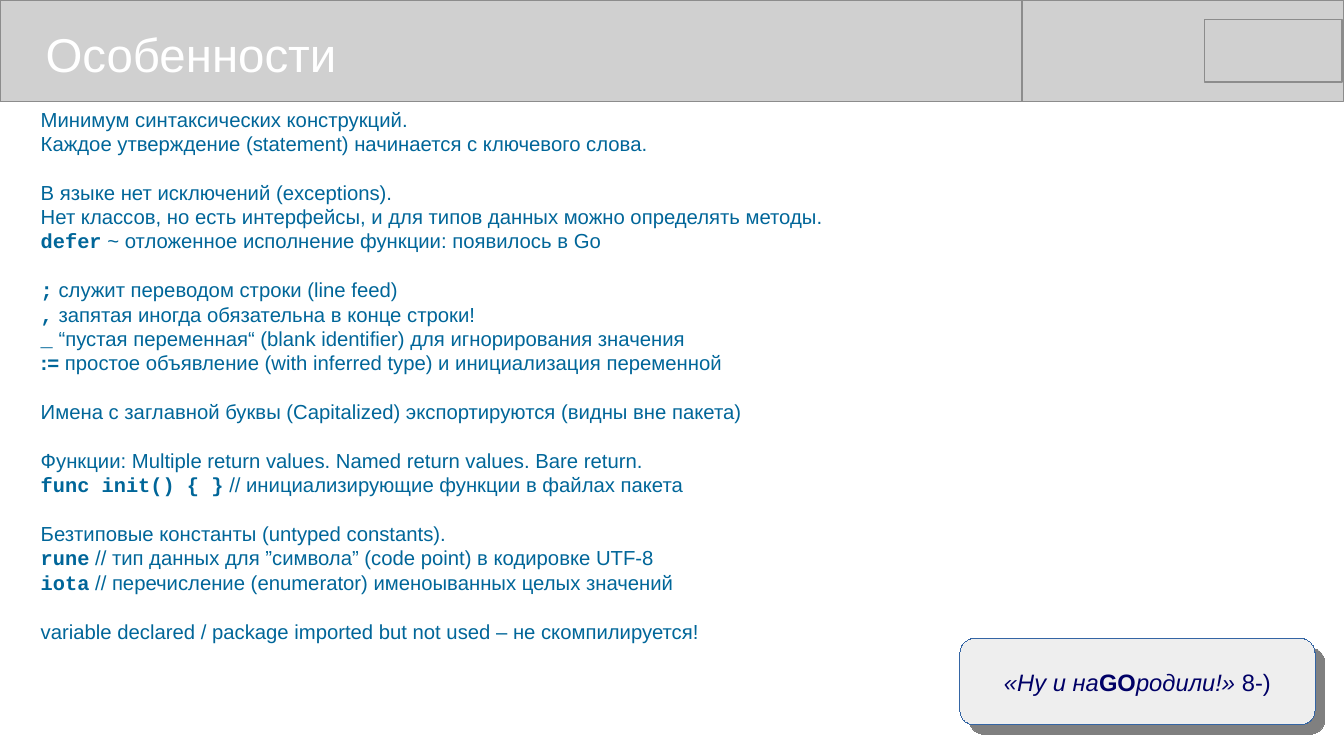
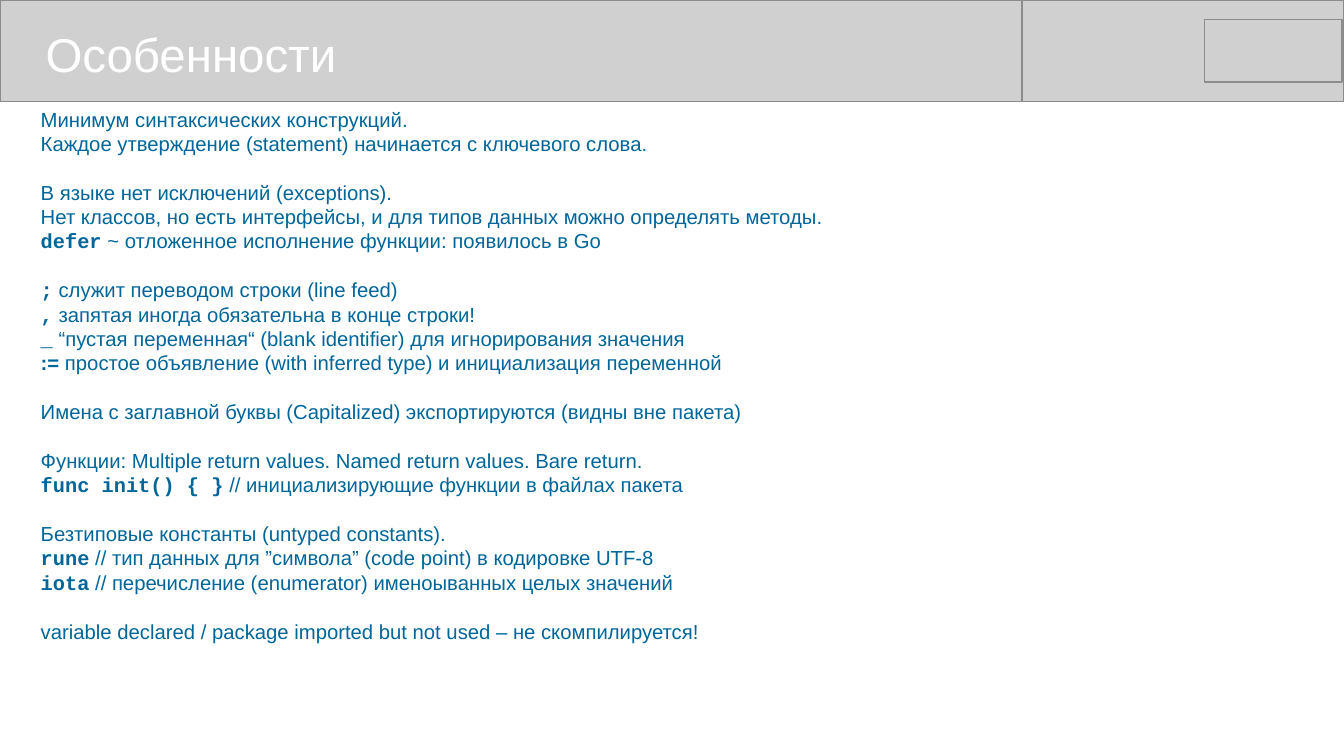
Before and after one commit to mike-shock/Go_language, a slide deck: slide 5 of Go_Intro.odp (slide 7 before the commit). Drawn at 1344x756 pixels with LibreOffice and Linux fonts; fonts in the diff are those of the drawing; grey boxes stand for pictures. Boxes give left, top, right and bottom in pixels: in the first picture for what was removed or moved away, otherwise in the second. Text is boxed around its words. In the diff, an @@ line names an element or a change of style, - is before the commit and + after.

```diff
--- a/Go_Intro.odp
+++ b/Go_Intro.odp
@@ rounded rectangle removed at (960,639,1315,726) @@
-«Ну и наGOродили!» 8-)
```
Also in this commit, not shown: 1 other slide changed, 2 slides removed, 1 other file.
